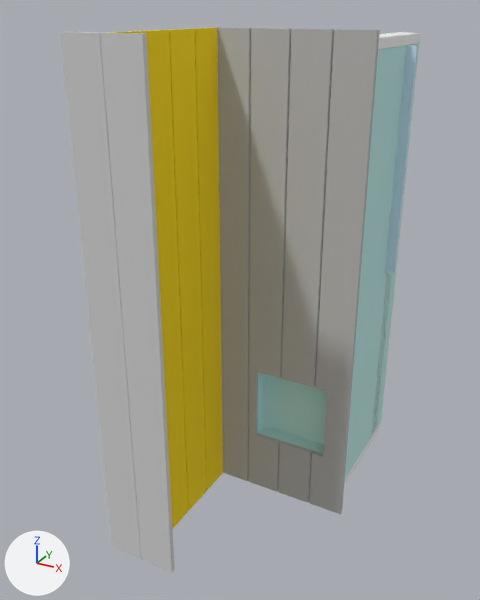
A saved change to the glTF model public/models/mud-kitchen.gltf.
One viewpoint serves both versions: a 50 mm camera at (0.71, -2.7, 1.83) aimed at (-0.4, -0.67, 0.81). The lights are fixed; the arrows at lower left show +X, +Y and +Z. The older version comes first. Vertices at exactly the same position are counted once.

Names of what the first picture shows: 'Part 1', 'Part 14', 'Part 18', 'Part 19', 'Part 20', 'Part 21', 'Part 22', 'Part 23', 'Part 28', 'Part 29', 'Part 30', 'Part 31' and 3 more.
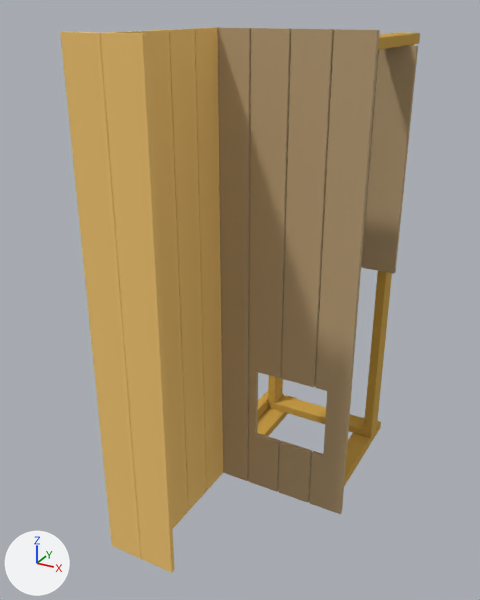
The newer file is also turned or shifted as a whole; pictures and numbers use the older file's frame.

Where the change shows, as pixel boxes [x1, y1, x2, y2] in the pictures (480 x 600 px; the box of a moved part takes in the faces that stretch with it):
'Part 1', deleted (cyan): before [257, 44, 419, 479]
part 1 of me_mesh133_mesh, recoloured: [282, 29, 334, 387] in both
part 2 of me_mesh223_mesh, recoloured: [378, 33, 419, 50] in both
part 3 of me_mesh243_mesh, moved or reshaped: [217, 27, 251, 455] in both
part 4 of me_mesh243_mesh, recoloured: [214, 27, 250, 481] in both
part 5 of me_mesh253_mesh, recoloured (grey to beige): [249, 28, 291, 492] in both
part 6 of me_mesh10_mesh, recoloured (grey to beige): [309, 29, 378, 514] in both
part 7 of me_mesh47_mesh, moved or reshaped: [194, 28, 207, 491] in both
part 8 of me_mesh47_mesh, recoloured (yellow to orange): [193, 28, 223, 490] in both
part 9 of me_mesh123_mesh, moved or reshaped: [169, 29, 194, 511] in both
part 10 of me_mesh123_mesh, recoloured (yellow to orange): [171, 29, 206, 510] in both
part 11 of me_mesh93_mesh, moved or reshaped: [140, 30, 188, 529] in both
part 12 of me_mesh93_mesh, recoloured: [169, 44, 188, 501] in both
part 13 of me_mesh309_mesh, recoloured (blue to beige): before [385, 45, 418, 273]; after [362, 45, 418, 273]
part 14 of me_mesh77_mesh, recoloured (light grey to orange): [60, 32, 175, 573] in both
part 15 of me_mesh319_mesh, recoloured (grey to beige): [278, 441, 312, 503] in both
'Part 7', unchanged, uncovered by the edit: before [371, 44, 414, 436]; after [363, 44, 414, 438]

The change, as a list of edits to the scene's bpy script:
```text
Add mat_0_486275_0_352941_0_192157_0_000000_0_000000:
    mat_0_486275_0_352941_0_192157_0_000000_0_000000 = principled_material('0.486275_0.352941_0.192157_0.000000_0.000000')
    mat_0_486275_0_352941_0_192157_0_000000_0_000000.base_color = (0.486, 0.353, 0.192)  # beige #b9a079
    mat_0_486275_0_352941_0_192157_0_000000_0_000000.roughness = 1.0
Add mat_0_909804_0_572549_0_164706_0_000000_0_000000:
    mat_0_909804_0_572549_0_164706_0_000000_0_000000 = principled_material('0.909804_0.572549_0.164706_0.000000_0.000000')
    mat_0_909804_0_572549_0_164706_0_000000_0_000000.base_color = (0.91, 0.573, 0.165)  # orange #f5c771
    mat_0_909804_0_572549_0_164706_0_000000_0_000000.roughness = 1.0
Add mat_0_600000_0_352941_0_054902_0_000000_0_000000:
    mat_0_600000_0_352941_0_054902_0_000000_0_000000 = principled_material('0.600000_0.352941_0.054902_0.000000_0.000000')
    mat_0_600000_0_352941_0_054902_0_000000_0_000000.base_color = (0.6, 0.353, 0.0549)  # orange #cba042
    mat_0_600000_0_352941_0_054902_0_000000_0_000000.roughness = 1.0
Change me_mesh10_mesh:
    where me_mesh10_mesh.from_pydata(...)  # 196 vertices, 388 faces; spans x -0.1..0.04, y -0.63..-0.61, z -0.06..1.77
    me_mesh10_mesh part 6: 127 faces spanning x -0.1..0.04, y -0.63..-0.61, z -0.06..1.77 switch from mat_0_498039_0_498039_0_498039_0_000000_0_000000 (grey #bbbbbb) to mat_0_486275_0_352941_0_192157_0_000000_0_000000 (beige #b9a079)
Change me_mesh47_mesh:
    where me_mesh47_mesh.from_pydata(...)  # 128 vertices, 252 faces; spans x -0.53..-0.51, y -0.77..-0.63, z -0.06..1.77
    me_mesh47_mesh part 7
    139 faces are deleted
    139 new faces join them
    me_mesh47_mesh part 8: 117 faces spanning x -0.53..-0.51, y -0.77..-0.63, z -0.06..1.77 switch from mat_0_980392_0_713725_0_003922_0_000000_0_000000 (yellow #fddc0d) to mat_0_909804_0_572549_0_164706_0_000000_0_000000 (orange #f5c771)
Change me_mesh77_mesh:
    where me_mesh77_mesh.from_pydata(...)  # 252 vertices, 500 faces; spans x -0.67..-0.39, y -1.21..-1.2, z -0.06..1.77
    me_mesh77_mesh part 14: 287 faces spanning x -0.67..-0.39, y -1.21..-1.2, z -0.06..1.77 switch from mat_0_647059_0_647059_0_647059_0_000000_0_000000 (light grey #d2d2d2) to mat_0_909804_0_572549_0_164706_0_000000_0_000000 (orange #f5c771)
Change me_mesh93_mesh:
    where me_mesh93_mesh.from_pydata(...)  # 128 vertices, 252 faces; spans x -0.53..-0.51, y -1.05..-0.91, z -0.06..1.77
    me_mesh93_mesh part 11
    148 faces are deleted
    148 new faces join them
    me_mesh93_mesh part 12: 105 faces spanning x -0.53..-0.51, y -1.05..-0.91, z -0.06..1.77 switch from mat_0_980392_0_713725_0_003922_0_000000_0_000000 (yellow #fddc0d) to mat_0_909804_0_572549_0_164706_0_000000_0_000000 (orange #f5c771)
Change me_mesh123_mesh:
    where me_mesh123_mesh.from_pydata(...)  # 128 vertices, 252 faces; spans x -0.53..-0.51, y -0.91..-0.77, z -0.06..1.77
    me_mesh123_mesh part 9
    141 faces are deleted
    141 new faces join them
    me_mesh123_mesh part 10: 112 faces spanning x -0.53..-0.51, y -0.91..-0.77, z -0.06..1.77 switch from mat_0_980392_0_713725_0_003922_0_000000_0_000000 (yellow #fddc0d) to mat_0_909804_0_572549_0_164706_0_000000_0_000000 (orange #f5c771)
Change me_mesh133_mesh:
    where me_mesh133_mesh.from_pydata(...)  # 128 vertices, 252 faces; spans x -0.246..-0.106, y -0.629..-0.61, z 0.493..1.765
    me_mesh133_mesh part 1: 85 faces spanning x -0.246..-0.106, y -0.629..-0.61, z 0.493..1.765 switch from mat_0_498039_0_498039_0_498039_0_000000_0_000000 (grey #bbbbbb) to mat_0_486275_0_352941_0_192157_0_000000_0_000000 (beige #b9a079)
Change me_mesh223_mesh:
    where me_mesh223_mesh.from_pydata(...)  # 128 vertices, 252 faces; spans x -0.089..0.0, y -0.61..0.0, z 1.702..1.74
    me_mesh223_mesh part 2: 115 faces spanning x -0.089..0.0, y -0.61..0.0, z 1.702..1.74 switch from mat_0_917647_0_917647_0_917647_0_000000_0_000000 (white #f6f6f6) to mat_0_600000_0_352941_0_054902_0_000000_0_000000 (orange #cba042)
Change me_mesh243_mesh:
    where me_mesh243_mesh.from_pydata(...)  # 128 vertices, 252 faces; spans x -0.53..-0.39, y -0.63..-0.61, z -0.06..1.77
    me_mesh243_mesh part 3
    150 faces are deleted
    150 new faces join them
    me_mesh243_mesh part 4: 105 faces spanning x -0.53..-0.39, y -0.63..-0.61, z -0.06..1.77 switch from mat_0_498039_0_498039_0_498039_0_000000_0_000000 (grey #bbbbbb) to mat_0_486275_0_352941_0_192157_0_000000_0_000000 (beige #b9a079)
Change me_mesh253_mesh:
    where me_mesh253_mesh.from_pydata(...)  # 196 vertices, 388 faces; spans x -0.39..-0.25, y -0.63..-0.61, z -0.06..1.77
    me_mesh253_mesh part 5: 121 faces spanning x -0.39..-0.25, y -0.63..-0.61, z -0.06..1.77 switch from mat_0_498039_0_498039_0_498039_0_000000_0_000000 (grey #bbbbbb) to mat_0_486275_0_352941_0_192157_0_000000_0_000000 (beige #b9a079)
Change me_mesh309_mesh:
    where me_mesh309_mesh.from_pydata(...)  # 128 vertices, 252 faces; spans x -0.102..0.038, y -0.171..-0.152, z 0.832..1.702
    me_mesh309_mesh part 13: 139 faces spanning x -0.102..0.038, y -0.171..-0.152, z 0.832..1.702 switch from mat_0_615686_0_811765_0_929412_0_000000_0_000000 (blue #cee9f7) to mat_0_486275_0_352941_0_192157_0_000000_0_000000 (beige #b9a079)
Change me_mesh319_mesh:
    where me_mesh319_mesh.from_pydata(...)  # 128 vertices, 252 faces; spans x -0.246..-0.106, y -0.629..-0.61, z -0.064..0.189
    me_mesh319_mesh part 15: 118 faces spanning x -0.246..-0.106, y -0.629..-0.61, z -0.064..0.189 switch from mat_0_498039_0_498039_0_498039_0_000000_0_000000 (grey #bbbbbb) to mat_0_486275_0_352941_0_192157_0_000000_0_000000 (beige #b9a079)
Remove ob_part_1:
    ob_part_1 = bpy.data.objects.new('Part 1', me_mesh36_mesh)
```
